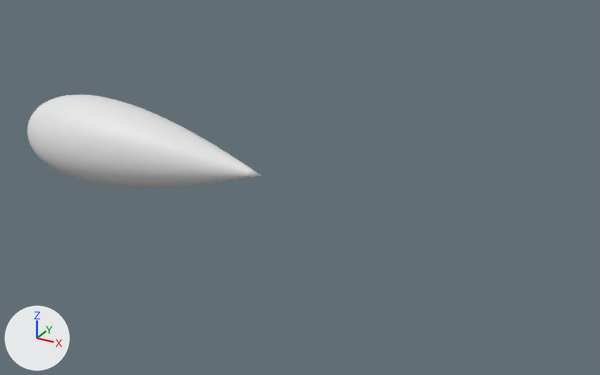
One commit to the glTF model display2/res/orbitals/p.gltf: the scene before it, then after it.
Camera for both pictures: a camera (50 mm lens) standing at (2.65, -4.3, 2.12) and looking at (0.24, 0.09, -0.07). The lights are fixed; the arrows at lower left show +X, +Y and +Z. Vertices at the same position are counted once.

Objects in the first picture: 'BézierCurve'.
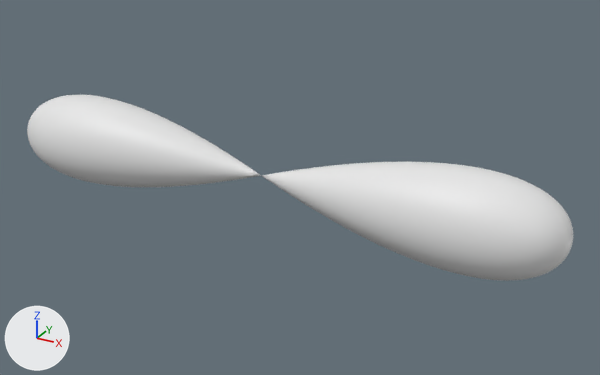
What differs and where, as boxes (x1, y1, x2, y2) in the pictures (600 x 375 px):
'BézierCurve', reshaped (133% wider, 101% taller): before (27, 95, 261, 187); after (27, 95, 573, 281)
part 1 of me_béziercurve_001, added: after (262, 162, 573, 281)

The change, as a list of edits to the scene's bpy script:
```text
Change me_béziercurve_001:
    used by ob_béziercurve; location = (0.0, 0.0, 0.0)
    remove me_béziercurve_001.from_pydata(...)  # 3010 vertices, 6016 faces; spans x -2.0..0.0, y -0.31..0.31, z -0.31..0.31
    add me_béziercurve_001.from_pydata(...)  # 6019 vertices, 12032 faces; spans x -2.0..2.0, y -0.31..0.31, z -0.31..0.31
    me_béziercurve_001 part 1: 3009 vertices added at x 0.1..2.0, y -0.31..0.31, z -0.31..0.31
```
